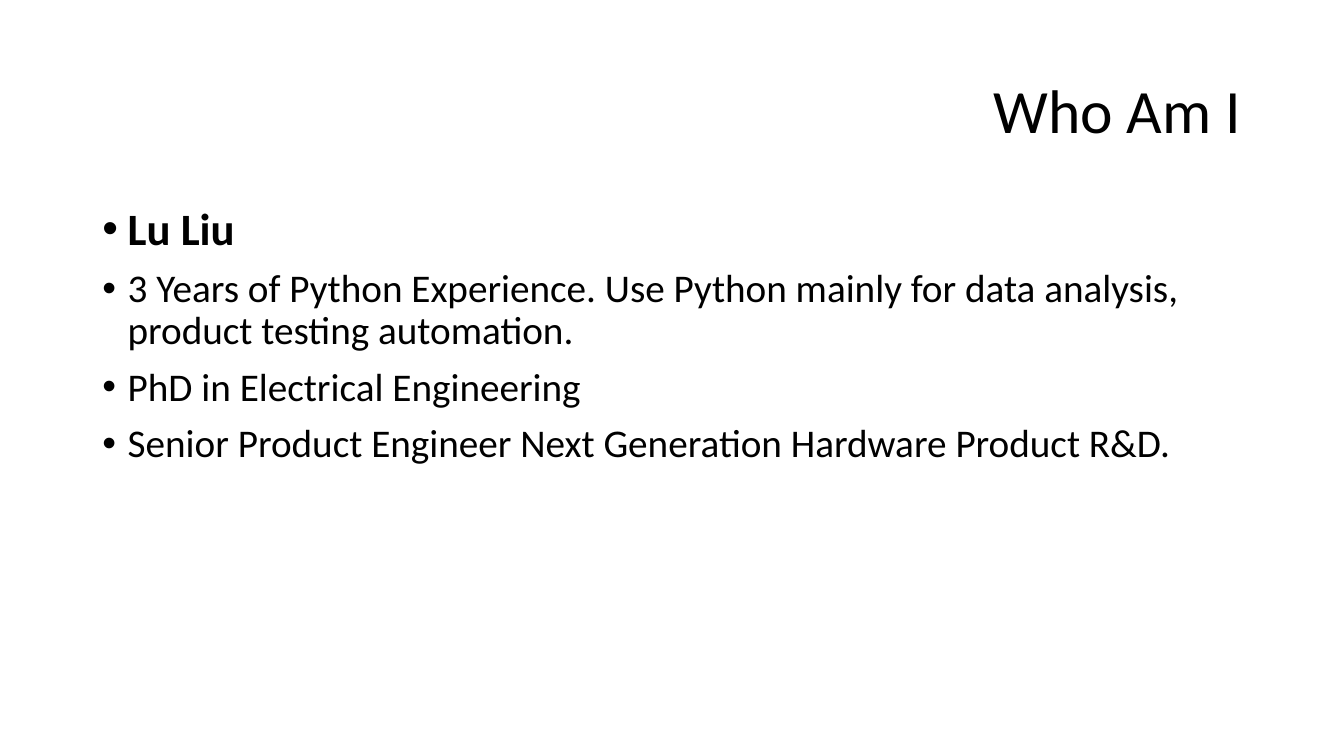
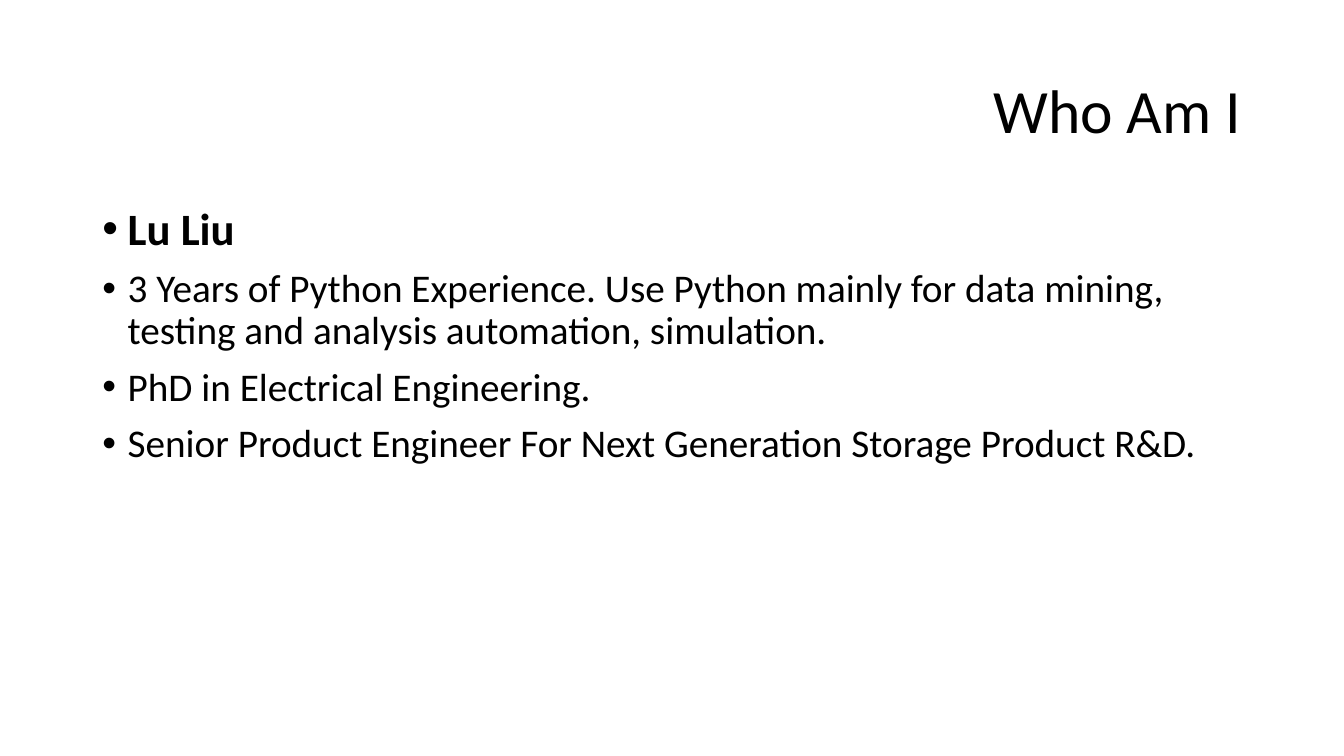
Before and after one commit to alexluliu/python101, a slide deck: slide 3 of 1/class 1.pptx. Drawn at 1344x756 pixels with LibreOffice and Linux fonts; fonts in the diff are those of the drawing; background and template pictures are left out. Boxes give left, top, right and bottom in pixels: in the first picture for what was removed or moved away, otherwise in the second. Text is boxed around its words. In the diff, an @@ line names an element or a change of style, - is before the commit and + after.

Commit message:
python101 v1.03

```diff
--- a/1/class 1.pptx
+++ b/1/class 1.pptx
@@ text at box(128, 274, 1195, 464): text changed @@
-• 3 Years of Python Experience. Use Python mainly for data analysis, product testing automation.
-• PhD in Electrical Engineering
-• Senior Product Engineer Next Generation Hardware Product R&D.
+• 3 Years of Python Experience. Use Python mainly for data mining, testing and analysis automation, simulation.
+• PhD in Electrical Engineering.
+• Senior Product Engineer For Next Generation Storage Product R&D.
```
Also in this commit, not shown: 9 other slides changed, 1 other file.
